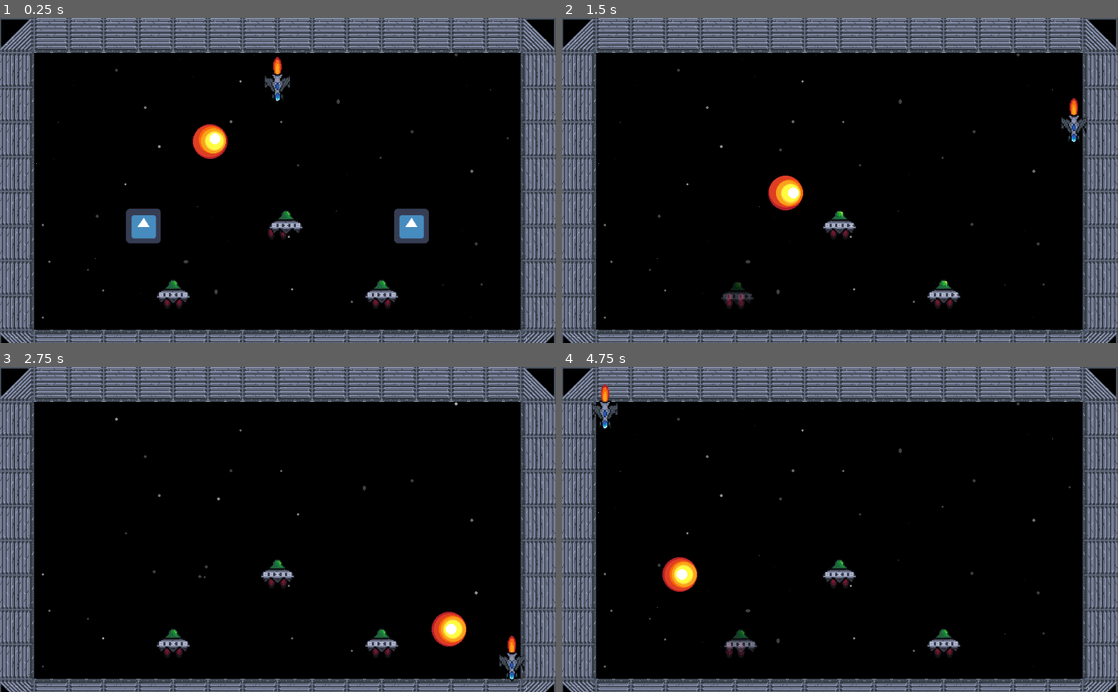
Above: before the commit, frames 1-4 (two rows, left to right).
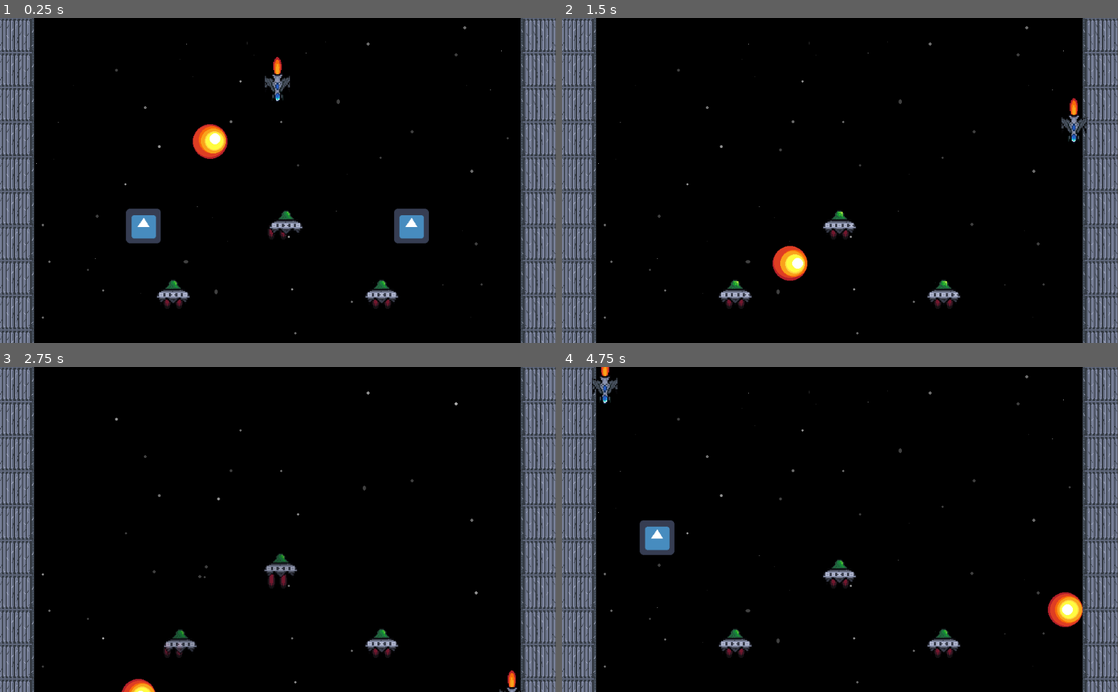
Above: after the commit, the same moments.

Repository: JoseTMonagas/ldjam48
Game: Godot game, scene res://src/main.tscn
Same seed, same stepped clock (60 frames per second), same inputs: the game is played once before the commit and once after it. The engine's default icon, where the game draws it, is replaced by a stand-in: a white triangle on a blue panel in a dark square.
Inputs:
- Up to frame 1 (0.25 s): no input
- Up to frame 2 (1.5 s): tap Enter (ui_accept) at 0.5, 0.77 s; hold Right (ui_right) 0.53-1.28 s; hold Down (ui_down) from 1.28 s (still down)
- Up to frame 3 (2.75 s): tap Enter (ui_accept) at 1.52 s; release Down (ui_down) at 2.03 s; hold Right (ui_right) from 2.03 s (still down)
- Up to frame 4 (4.75 s): release Right (ui_right) at 2.78 s; hold Up (ui_up) 2.78-3.53 s; tap Enter (ui_accept) at 3.02, 3.77, 4.52 s; hold Left (ui_left) from 3.53 s (still down)

The runs differ from the first frame. In frame 1, 14% of the frame differs, in the area x 0-100%, y 0-100%; in frame 2, 15%; in frame 3, 16%; in frame 4, 16%.

Commit message:
Fixed stage

Diff:
--- a/src/main.gd
+++ b/src/main.gd
@@ -23,3 +23,8 @@
 
 	ball.set_physics_process(true)
 	player.set_physics_process(true)
+
+
+
+func _on_Player_died():
+	pass # Replace with function body.
--- a/src/main.tscn
+++ b/src/main.tscn
@@ -32,7 +32,7 @@
 current = true
 
 [node name="TileMap" parent="." instance=ExtResource( 1 )]
-tile_data = PoolIntArray( 0, 0, 2, 1, 0, 1, 2, 0, 1, 3, 0, 1, 4, 0, 1, 5, 0, 1, 6, 0, 1, 7, 0, 1, 8, 0, 1, 9, 0, 1, 10, 0, 1, 11, 0, 1, 12, 0, 1, 13, 0, 1, 14, 0, 1, 15, 0, 3, 65536, 0, 65536, 65551, 0, 65537, 131072, 0, 65536, 131087, 0, 65537, 196608, 0, 65536, 196623, 0, 65537, 262144, 0, 65536, 262159, 0, 65537, 327680, 0, 65536, 327695, 0, 65537, 393216, 0, 65536, 393231, 0, 65537, 458752, 0, 65536, 458767, 0, 65537, 524288, 0, 65536, 524303, 0, 65537, 589824, 0, 65538, 589825, 0, 0, 589826, 0, 0, 589827, 0, 0, 589828, 0, 0, 589829, 0, 0, 589830, 0, 0, 589831, 0, 0, 589832, 0, 0, 589833, 0, 0, 589834, 0, 0, 589835, 0, 0, 589836, 0, 0, 589837, 0, 0, 589838, 0, 0, 589839, 0, 65539 )
+tile_data = PoolIntArray( -65536, 0, 1, -65535, 0, 1, -65534, 0, 1, -65533, 0, 1, -65532, 0, 1, -65531, 0, 1, -65530, 0, 1, -65529, 0, 1, -65528, 0, 1, -65527, 0, 1, -65526, 0, 1, -65525, 0, 1, -65524, 0, 1, -65523, 0, 1, -65522, 0, 1, -65521, 0, 1, 0, 0, 65536, 15, 0, 65537, 65536, 0, 65536, 65551, 0, 65537, 131072, 0, 65536, 131087, 0, 65537, 196608, 0, 65536, 196623, 0, 65537, 262144, 0, 65536, 262159, 0, 65537, 327680, 0, 65536, 327695, 0, 65537, 393216, 0, 65536, 393231, 0, 65537, 458752, 0, 65536, 458767, 0, 65537, 524288, 0, 65536, 524303, 0, 65537, 589824, 0, 65536, 589839, 0, 65537, 655360, 0, 65536, 655361, 0, 0, 655362, 0, 0, 655363, 0, 0, 655364, 0, 0, 655365, 0, 0, 655366, 0, 0, 655367, 0, 0, 655368, 0, 0, 655369, 0, 0, 655370, 0, 0, 655371, 0, 0, 655372, 0, 0, 655373, 0, 0, 655374, 0, 0, 655375, 0, 0 )
 
 [node name="Ball" parent="." instance=ExtResource( 2 )]
 position = Vector2( 512, 288 )
@@ -92,8 +92,13 @@
 [node name="BG" parent="." instance=ExtResource( 5 )]
 position = Vector2( 512, 300 )
 
+[node name="BG2" parent="." instance=ExtResource( 5 )]
+position = Vector2( 512, 900 )
+rotation = 3.14159
+
 [node name="AnimationPlayer" type="AnimationPlayer" parent="."]
 anims/cleared = SubResource( 1 )
+[connection signal="died" from="Player" to="." method="_on_Player_died"]
 [connection signal="cleared" from="Group" to="." method="_on_Group_cleared"]
 [connection signal="cleared" from="Group2" to="." method="_on_Group_cleared"]
 [connection signal="cleared" from="Group3" to="." method="_on_Group_cleared"]
